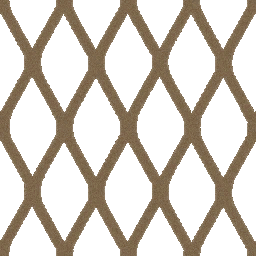
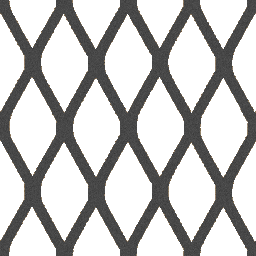
Layer changes from the first 256x256 image to the second:
added layer "tile_exmetal_black" above "tile_exmetal_white" over [0, 0, 256, 256]
added layer "tile_exmetal_white" above "tile_exmetal_d_co.png" over [0, 0, 256, 256]
